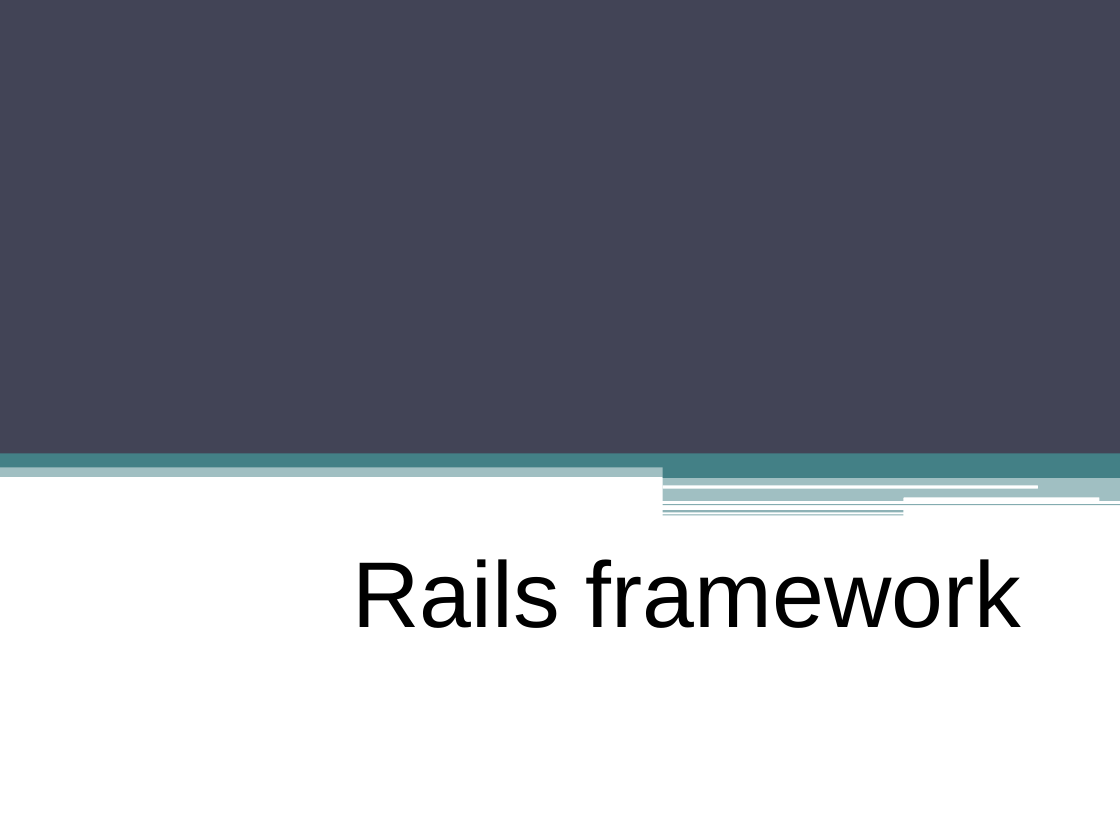
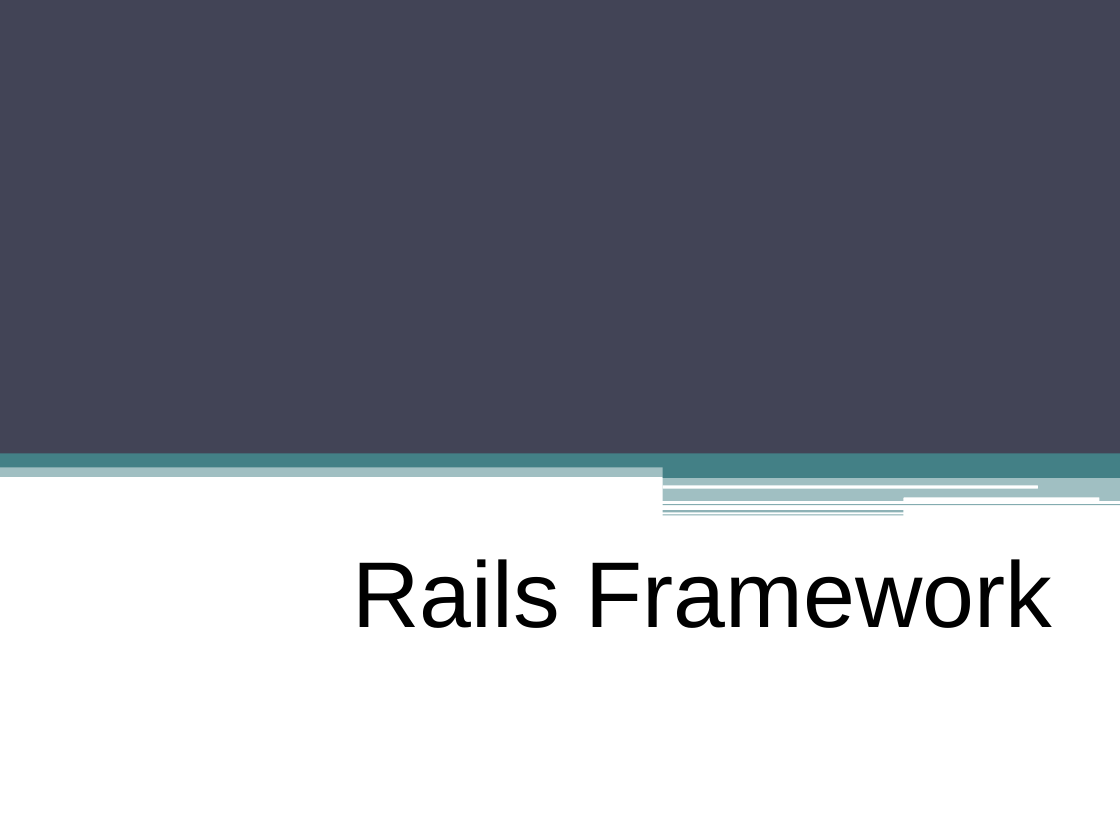
Before and after one commit to 57160410/Rails_Interview, a slide deck: slide 1 of Presentation.pptx. Drawn at 1120x840 pixels with LibreOffice and Linux fonts; fonts in the diff are those of the drawing. Boxes give left, top, right and bottom in pixels: in the first picture for what was removed or moved away, otherwise in the second. Text is boxed around its words. In the diff, an @@ line names an element or a change of style, - is before the commit and + after.

```diff
--- a/Presentation.pptx
+++ b/Presentation.pptx
@@ title at [352, 559, 1053, 628]: text changed @@
-Rails framework
+Rails Framework
```
Also in this commit, not shown: 11 other slides changed.
